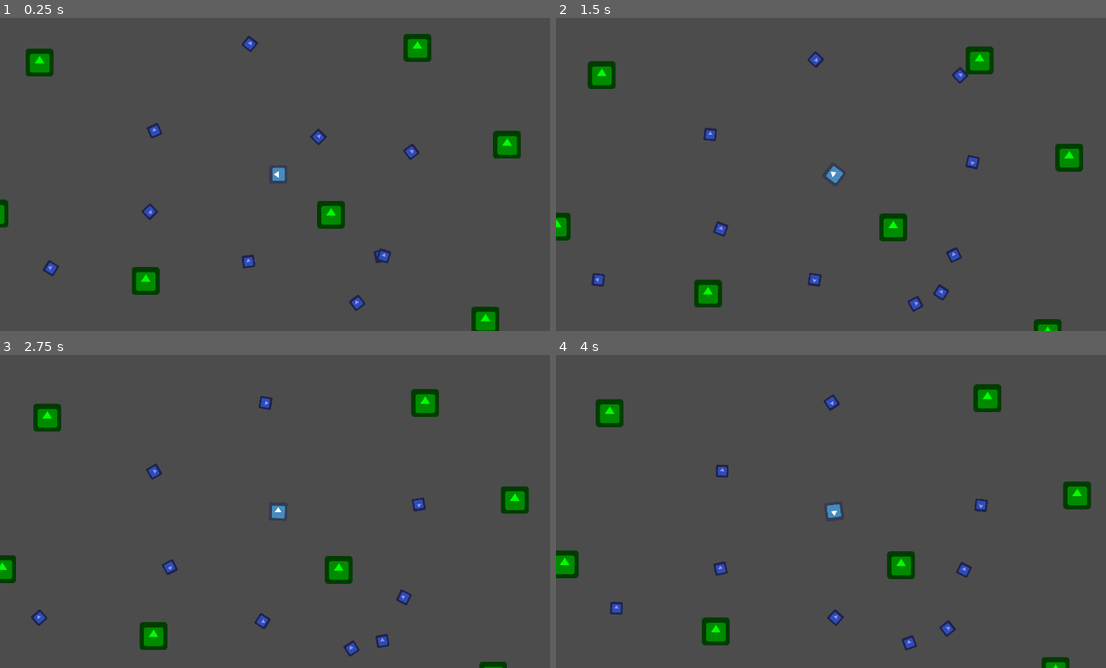
Above: before the commit, frames 1-4 (two rows, left to right).
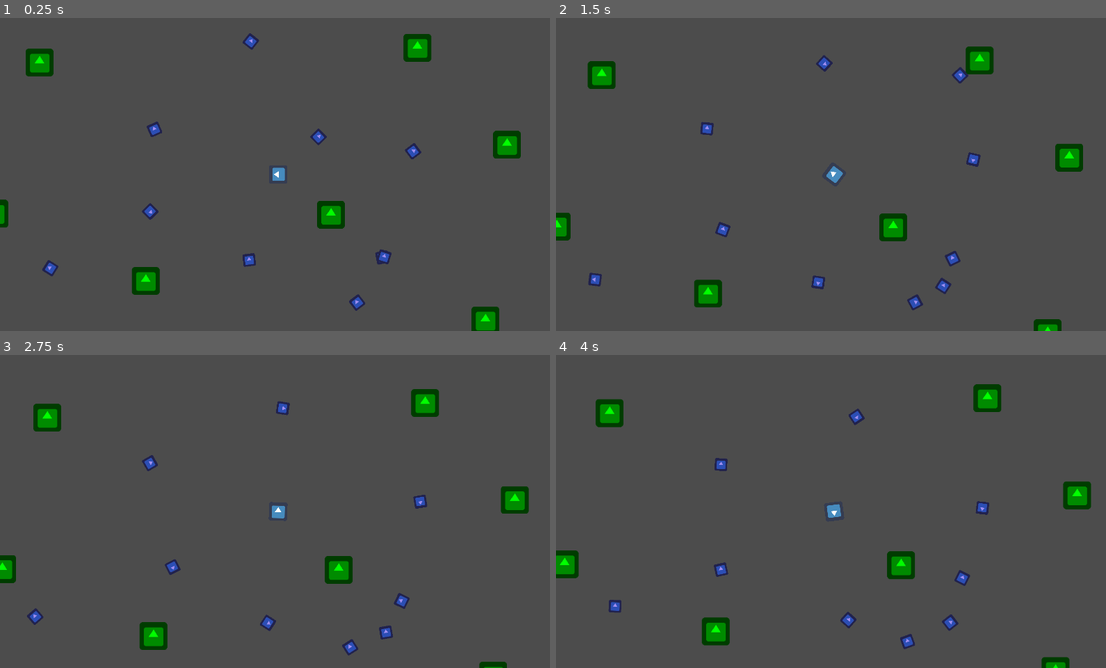
Above: after the commit, the same moments.

Repository: ebrahimebrahim/hungry_and_slow
Game: Godot game, scene res://Main.tscn
The game is run twice, just before and just after one commit, with the same random seed, the same clock (stepped at 60 frames per second) and the same inputs. The engine's default icon, where the game draws it, is replaced by a stand-in: a white triangle on a blue panel in a dark square.
Inputs (mouse positions are in pixels of both pictures, inside the frame that each line leads up to):
- Up to frame 1 (0.25 s): no input
- Up to frame 2 (1.5 s): move the mouse to (957, 158) at 0.52 s; click (957, 158) at 0.67 s; move the mouse to (721, 190) at 1.27 s; click (721, 190) at 1.42 s
- Up to frame 3 (2.75 s): move the mouse to (335, 442) at 2.02 s; click (335, 442) at 2.17 s
- Up to frame 4 (4 s): move the mouse to (809, 574) at 2.77 s; click (809, 574) at 2.92 s; move the mouse to (1001, 558) at 3.52 s; click (1001, 558) at 3.67 s

The runs differ from the first frame. In frame 1, 0.4% of the frame differs, in the area x 7-77%, y 4-93%; in frame 2, 0.9%; in frame 3, 1.1%; in frame 4, 1.1%, in the area x 9-79%, y 12-95%.

Commit message:
change Creature.step_move_ahead to take a dist and make Player/Prey speed operate differently

Diff:
--- a/hungry_and_slow/Creature.gd
+++ b/hungry_and_slow/Creature.gd
@@ -2,7 +2,6 @@
 
 export var direction_vec = Vector2(0,-1)
 
-export var max_speed = 400
 export var speed_control_radius = 400
 export var max_rot_speed = deg2rad(360*6)
 
@@ -24,5 +23,5 @@
 		update_direction( direction_vec.rotated((max_rot_speed * delta_t) * angle_difference/PI) )
 
 
-func step_move_ahead(speed, delta_t) -> void:
-	self.position += (speed * delta_t) * direction_vec
+func step_move_ahead(dist : float) -> void:
+	self.position += dist * direction_vec
--- a/hungry_and_slow/Main.tscn
+++ b/hungry_and_slow/Main.tscn
@@ -57,44 +57,34 @@
 [node name="PreyList" type="Node" parent="."]
 
 [node name="Prey" parent="PreyList" instance=ExtResource( 4 )]
-max_speed = 300
 
 [node name="Prey2" parent="PreyList" instance=ExtResource( 4 )]
 position = Vector2( -426.643, -141.999 )
-max_speed = 200
 
 [node name="Prey3" parent="PreyList" instance=ExtResource( 4 )]
 position = Vector2( -448.857, 132.496 )
-max_speed = 250
 
 [node name="Prey4" parent="PreyList" instance=ExtResource( 4 )]
 position = Vector2( 369.866, 295.923 )
-max_speed = 450
 
 [node name="Prey5" parent="PreyList" instance=ExtResource( 4 )]
 position = Vector2( 369.866, 295.923 )
-max_speed = 375
 speed_control_radius = 200
 
 [node name="Prey6" parent="PreyList" instance=ExtResource( 4 )]
 position = Vector2( 453.96, -76.9451 )
-max_speed = 150
 
 [node name="Prey7" parent="PreyList" instance=ExtResource( 4 )]
 position = Vector2( -99.7888, -446.64 )
-max_speed = 100
 
 [node name="Prey8" parent="PreyList" instance=ExtResource( 4 )]
 position = Vector2( -106.135, 307.029 )
-max_speed = 175
 
 [node name="Prey9" parent="PreyList" instance=ExtResource( 4 )]
 position = Vector2( -774.124, 324.483 )
-max_speed = 255
 
 [node name="Prey10" parent="PreyList" instance=ExtResource( 4 )]
 position = Vector2( 274.666, 454.59 )
-max_speed = 275
 
 [node name="Player" type="Node2D" parent="."]
 z_index = 5
--- a/hungry_and_slow/Player.gd
+++ b/hungry_and_slow/Player.gd
@@ -5,6 +5,8 @@
 var DF  = 140
 var B   = 50
 var DB  = 50
+
+var max_speed = 400
 
 
 func _ready():
@@ -24,7 +26,7 @@
 		step_rotate(rel_mouse_pos,delta)
 
 		var speed = max_speed * min(rel_mouse_pos.length(),speed_control_radius)/float(speed_control_radius)
-		step_move_ahead(speed,delta)
+		step_move_ahead(speed * delta)
 
 
 
--- a/hungry_and_slow/Prey.gd
+++ b/hungry_and_slow/Prey.gd
@@ -5,6 +5,8 @@
 
 var player_nearby = false
 var last_known_player_pos = null # will be a Vector2
+
+var max_speed = 300
 
 onready var panic_cooldown = get_node("Panic Cooldown")
 
@@ -23,10 +25,10 @@
 func _process(delta):
 	if player_nearby:
 		step_rotate(position - last_known_player_pos,delta)
-		step_move_ahead(max_speed,delta)
+		step_move_ahead(max_speed * delta)
 	else:
 		step_rotate(Vector2(1,0).rotated(randf()*2*PI),delta)
-		step_move_ahead(max_speed/5,delta)
+		step_move_ahead(max_speed/5 * delta)
 
 
 
